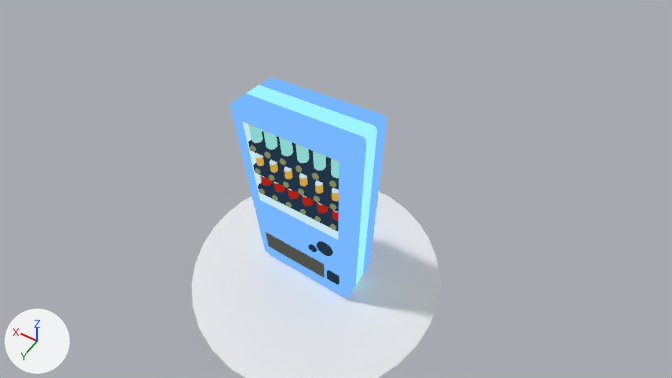
The Blender file Blender/MaquinaExpendedora.blend: old version first, new version second.
One viewpoint serves both versions: the file's camera 'Camera'. Every picture has the same lights, and +X, +Y and +Z are marked at lower left. The picture after the commit comes second.
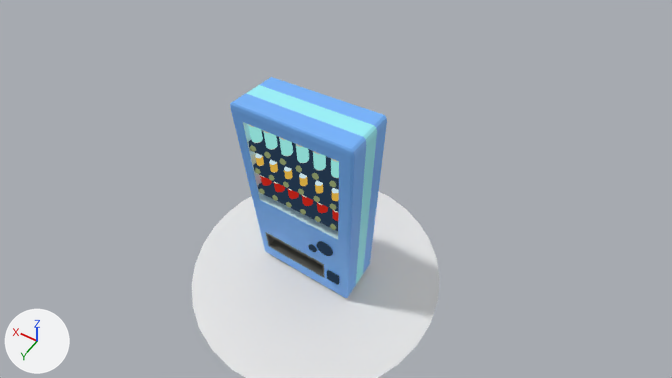
Location of each change, (x1, y1, x2, y2) in pixels of the pictures (672 x 378 px):
'Maquina', recoloured (darker): (230, 79, 387, 298) in both

Edits to the bpy script that builds the scene:
```text
Change mat_maquina:
    add n2 = _N.new('ShaderNodeBsdfPrincipled'); n2.name = 'Principled BSDF'
    add n2.inputs[0].default_value = (0.181, 0.468, 1.0, 1.0)  # 'Base Color', blue #76b6ff
    where n0 = _N.new('ShaderNodeOutputMaterial'); n0.name = 'Material Output'
    remove n1 = _N.new('ShaderNodeValToRGB'); n1.name = 'Color Ramp'
    remove n1.color_ramp.interpolation = 'CONSTANT'
    remove while len(n1.color_ramp.elements) > 1: n1.color_ramp.elements.remove(n1.color_ramp.elements[-1])
    remove n1.color_ramp.elements[0].position = 0.0; n1.color_ramp.elements[0].color = (0.0489, 0.118, 0.242, 1.0)
    remove _e = n1.color_ramp.elements.new(0.44); _e.color = (0.181, 0.468, 1.0, 1.0)
    remove n1.inputs[0].default_value = 0.7  # 'Factor'
    remove _L.new(n1.outputs[0], n0.inputs[0])  # 'Color' to 'Surface'
    add _L.new(n2.outputs[0], n0.inputs[0])  # 'BSDF' to 'Surface'
Change mat_maquina_001:
    add n2 = _N.new('ShaderNodeBsdfPrincipled'); n2.name = 'Principled BSDF'
    add n2.inputs[0].default_value = (0.337, 0.913, 1.0, 1.0)  # 'Base Color', cyan #9df5ff
    where n0 = _N.new('ShaderNodeOutputMaterial'); n0.name = 'Material Output'
    remove n1 = _N.new('ShaderNodeValToRGB'); n1.name = 'Color Ramp'
    remove n1.color_ramp.interpolation = 'CONSTANT'
    remove while len(n1.color_ramp.elements) > 1: n1.color_ramp.elements.remove(n1.color_ramp.elements[-1])
    remove n1.color_ramp.elements[0].position = 0.0; n1.color_ramp.elements[0].color = (0.115, 0.298, 0.325, 1.0)
    remove _e = n1.color_ramp.elements.new(0.44); _e.color = (0.337, 0.913, 1.0, 1.0)
    remove n1.inputs[0].default_value = 0.7  # 'Factor'
    remove _L.new(n1.outputs[0], n0.inputs[0])  # 'Color' to 'Surface'
    add _L.new(n2.outputs[0], n0.inputs[0])  # 'BSDF' to 'Surface'
Change mat_material_007:
    add n2 = _N.new('ShaderNodeBsdfPrincipled'); n2.name = 'Principled BSDF'
    add n2.inputs[0].default_value = (0.571, 0.791, 0.863, 1.0)  # 'Base Color', cyan #c7e6ef
    where n0 = _N.new('ShaderNodeOutputMaterial'); n0.name = 'Material Output'
    remove n1 = _N.new('ShaderNodeValToRGB'); n1.name = 'Color Ramp'
    remove n1.color_ramp.interpolation = 'CONSTANT'
    remove while len(n1.color_ramp.elements) > 1: n1.color_ramp.elements.remove(n1.color_ramp.elements[-1])
    remove n1.color_ramp.elements[0].position = 0.0; n1.color_ramp.elements[0].color = (0.33, 0.454, 0.497, 1.0)
    remove _e = n1.color_ramp.elements.new(0.218); _e.color = (0.571, 0.791, 0.863, 1.0)
    remove n1.inputs[0].default_value = 0.7  # 'Factor'
    remove _L.new(n1.outputs[0], n0.inputs[0])  # 'Color' to 'Surface'
    add _L.new(n2.outputs[0], n0.inputs[0])  # 'BSDF' to 'Surface'
```
